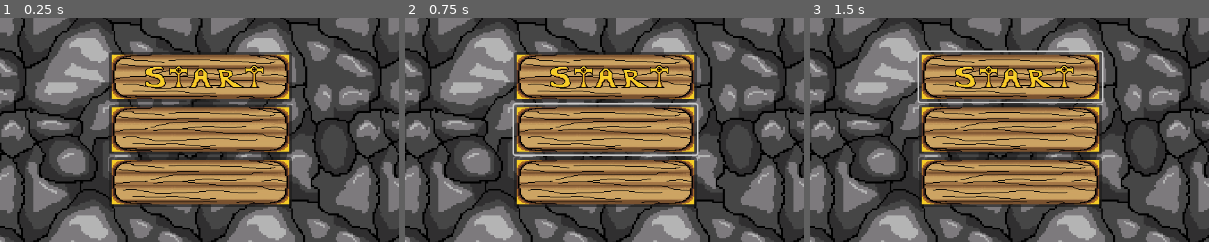
Above: before the commit, frames 1-3 (left to right).
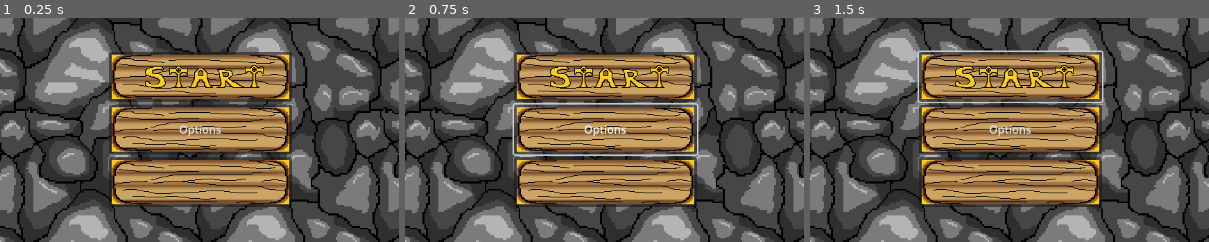
Above: after the commit, the same moments.

Repository: MuriloGurski/TowerofArcannon
Game: Godot game, scene res://MainMenu.tscn
Same seed, same stepped clock (60 frames per second), same inputs: the game is played once before the commit and once after it.
Inputs (mouse positions are % of the whole screen's width and height, from its top left):
- Up to frame 1 (0.25 s): no input
- Up to frame 2 (0.75 s): click (50, 50) at 0.5 s
- Up to frame 3 (1.5 s): click (50, 38) at 1.25 s
The pictures show only the part of the screen within x 25-75%, y 25-75%; the shares and areas given below are measured in that part.

The runs differ from the first frame. In frame 1, 0.2% of the frame differs, in the area x 44-56%, y 47-54%; in frame 2, 0.2%; in frame 3, 0.2%.

Commit message:
buttontextchange

Diff:
--- a/MainMenu.tscn
+++ b/MainMenu.tscn
@@ -41,7 +41,9 @@
 
 [node name="OptionsButton" type="Button" parent="MainMenu"]
 layout_mode = 2
+text = "Options"
 icon = ExtResource("3_ajhr2")
+icon_alignment = 1
 
 [node name="QuitButton" type="Button" parent="MainMenu"]
 layout_mode = 2
